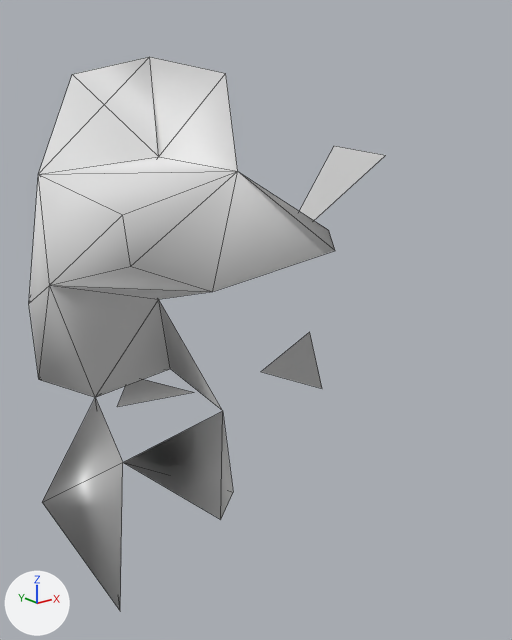
The OBJ model tts_assets/sarlacc_tts.obj as it was, and as the next commit left it.
The view is the same before and after, from a camera (50 mm lens) standing at (-1.54, -1.84, 0.6) and looking at (-0.06, 0.0, -0.14). The axes (+X, +Y, +Z) are drawn at lower left. The lights are the same throughout. The picture after the commit comes second. Mesh edges are drawn as thin lines. Where no turn or scale is listed for an object, it has been applied to the vertices.

In view in the first picture: 'Sarlacc'.
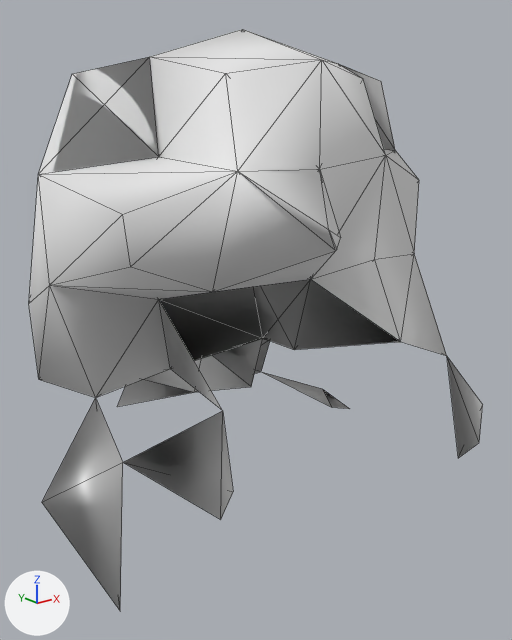
Commit message: Replace Sarlacc mesh with validated compact TTS mesh

Changed parts and their boxes (x1, y1, x2, y2) in the pictures (512 x 640 px):
'Sarlacc', reshaped: before (29, 57, 385, 610); after (29, 29, 483, 610)
part 1 of me_sarlacc, built on: before (261, 146, 385, 388); after (145, 29, 483, 458)

What the commit changed:
me_sarlacc is used by ob_sarlacc; location (0.0, 0.0, 0.0).
me_sarlacc had 61 vertices, 48 faces and spanned x -0.85..0.94, y -0.6..0.53, z -0.84..0.82.
me_sarlacc now has 71 vertices, 177 faces and spans x -0.85..0.75, y -0.6..0.53, z -0.84..0.82.
Part 1, on me_sarlacc:
1 vertex is removed from x 0.94, y 0.15, z 0.37.
3 faces are deleted.
11 vertices are added at x -0.17..0.13, y -0.49..0.42, z -0.53..0.48.
132 new faces join them.
